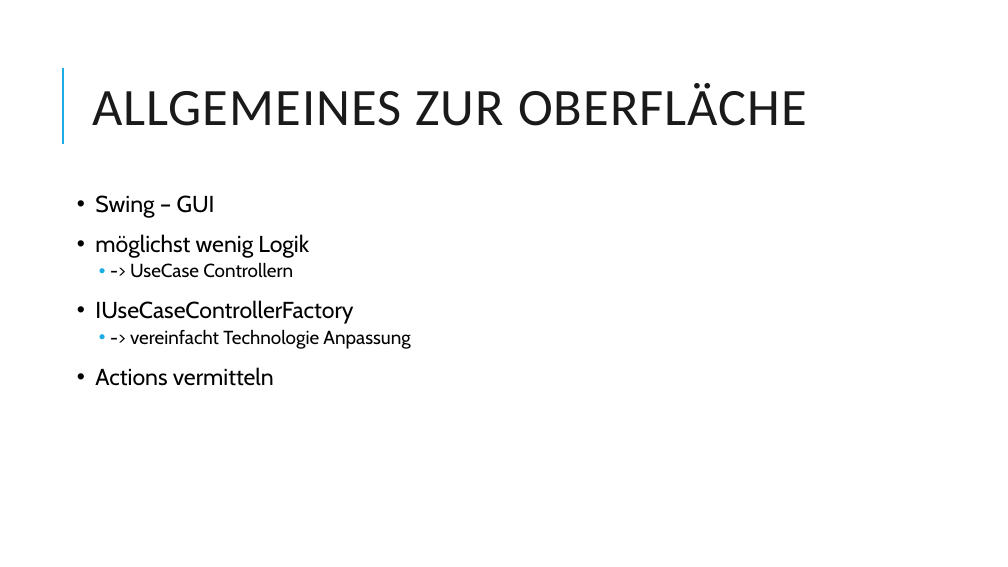
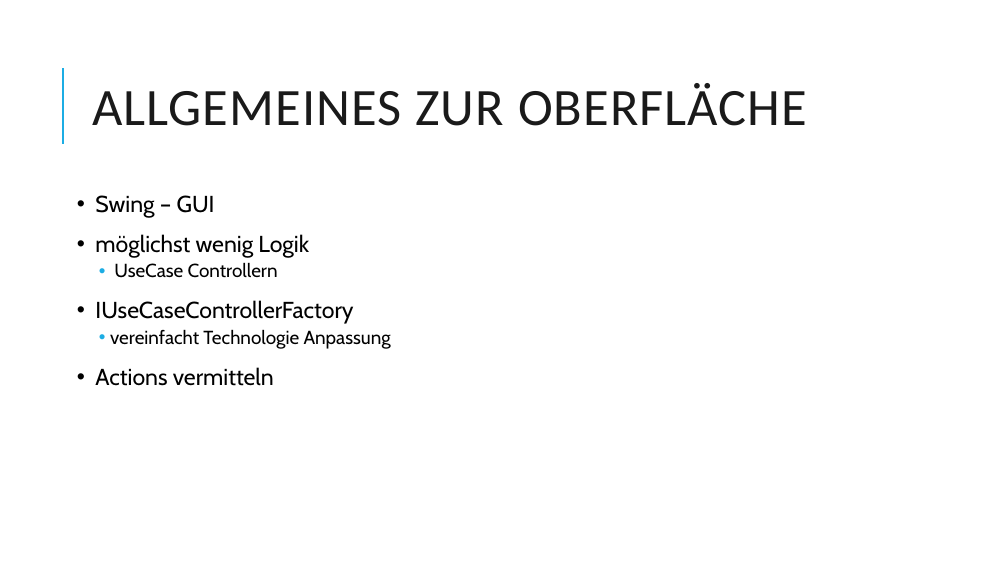
Before and after one commit to Dabjazz/SportsClubManager, a slide deck: slide 35 of Presentation/Presentation.pptx. Drawn at 1008x567 pixels with LibreOffice and Linux fonts; fonts in the diff are those of the drawing. Boxes give left, top, right and bottom in pixels: in the first picture for what was removed or moved away, otherwise in the second. Text is boxed around its words. In the diff, an @@ line names an element or a change of style, - is before the commit and + after.

```diff
--- a/Presentation/Presentation.pptx
+++ b/Presentation/Presentation.pptx
@@ text at (114, 262, 278, 278): text changed @@
-  • -> UseCase Controllern
+  • UseCase Controllern
@@ text at (110, 329, 391, 349): text changed @@
-  • -> vereinfacht Technologie Anpassung
+  • vereinfacht Technologie Anpassung
```
Also in this commit, not shown: 4 other slides changed, 2 slides added, 6 other files.
